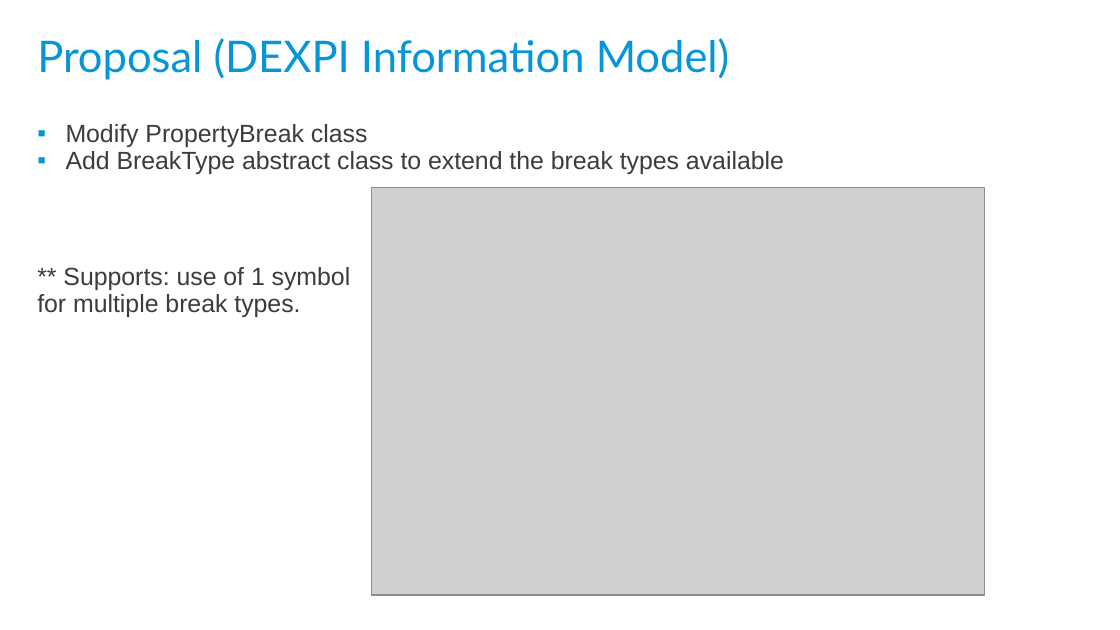
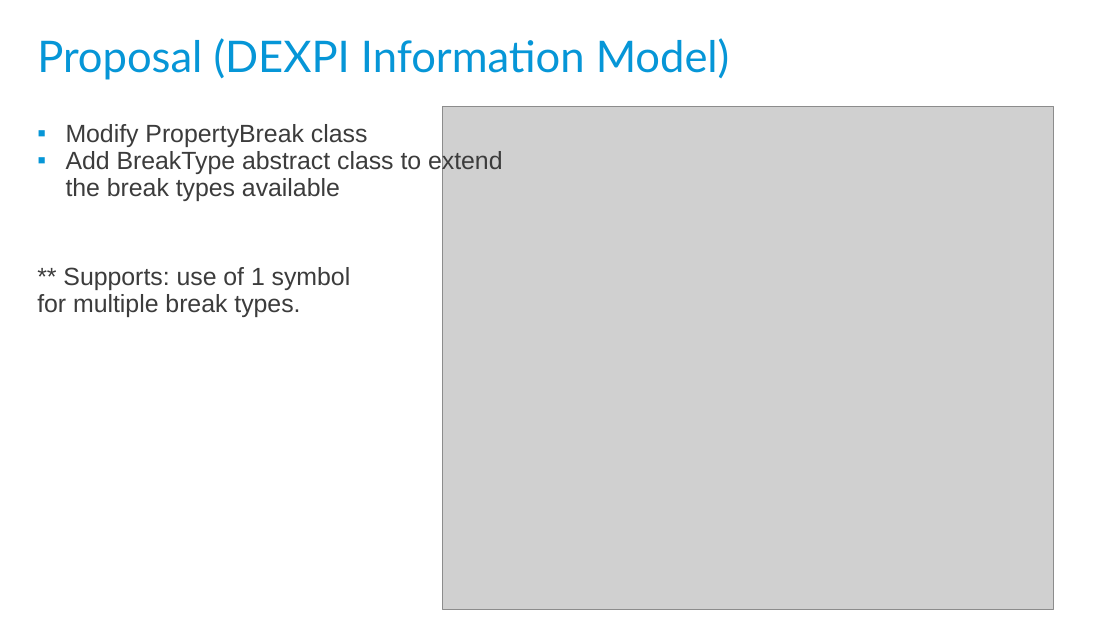
Before and after one commit to ToniaPedersen/DISCDEXPI, a slide deck: slide 3 of ContinuationProject/ContentTeam/PropertyBreak.pptx. Drawn at 1120x630 pixels with LibreOffice and Linux fonts; fonts in the diff are those of the drawing; grey boxes stand for pictures; background and template pictures are left out. Boxes give left, top, right and bottom in pixels: in the first picture for what was removed or moved away, otherwise in the second. Text is boxed around its words. In the diff, an @@ line names an element or a change of style, - is before the commit and + after.

```diff
--- a/ContinuationProject/ContentTeam/PropertyBreak.pptx
+++ b/ContinuationProject/ContentTeam/PropertyBreak.pptx
@@ picture: place and size @@
-picture at bbox=[372, 188, 984, 596]
+picture at bbox=[442, 106, 1054, 609]
@@ text "Modify PropertyBreak class" rewrapped from bbox=[66, 124, 784, 174] to bbox=[66, 124, 503, 201] @@
```
Also in this commit, not shown: 1 other slide changed, 10 other files.
